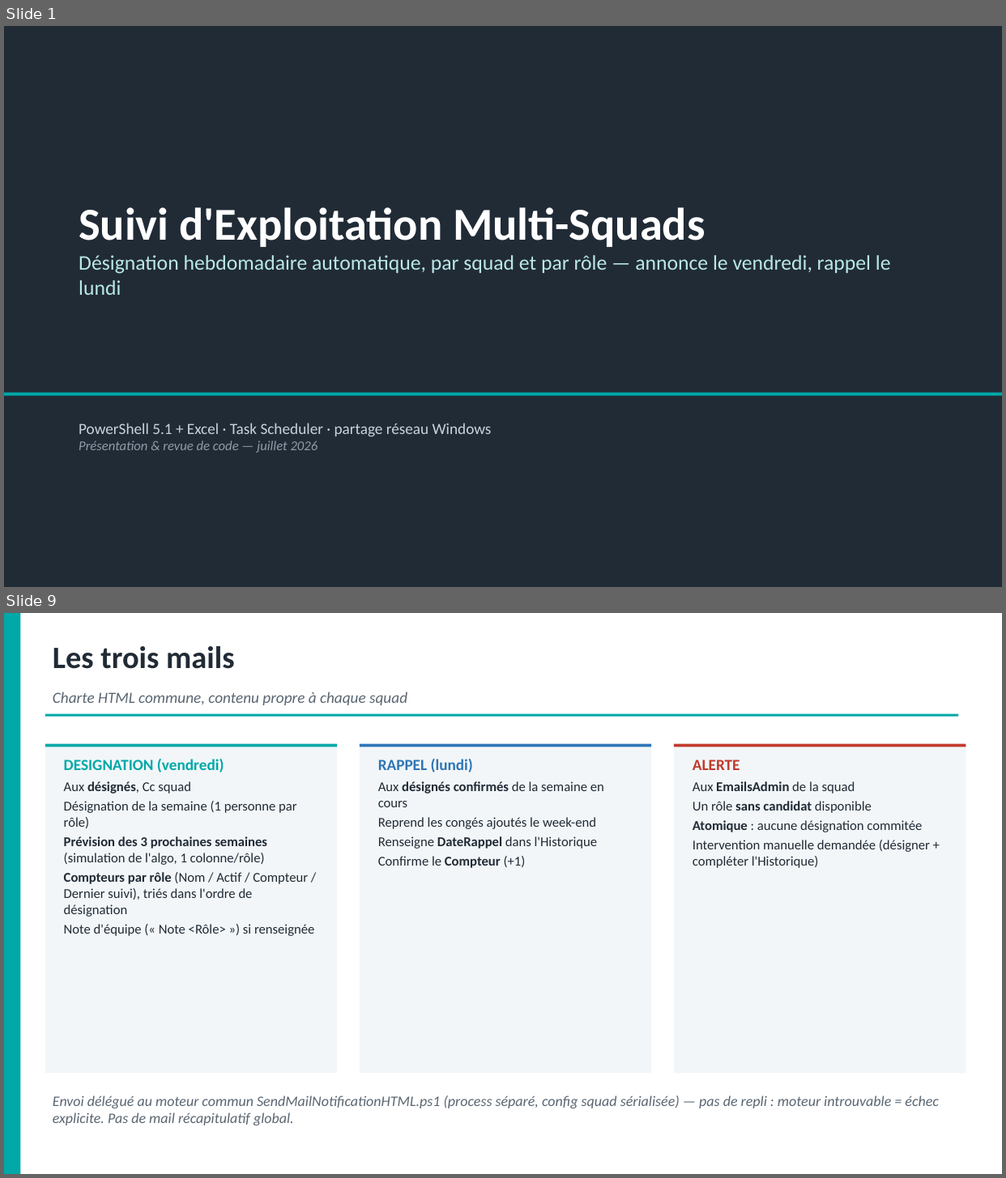
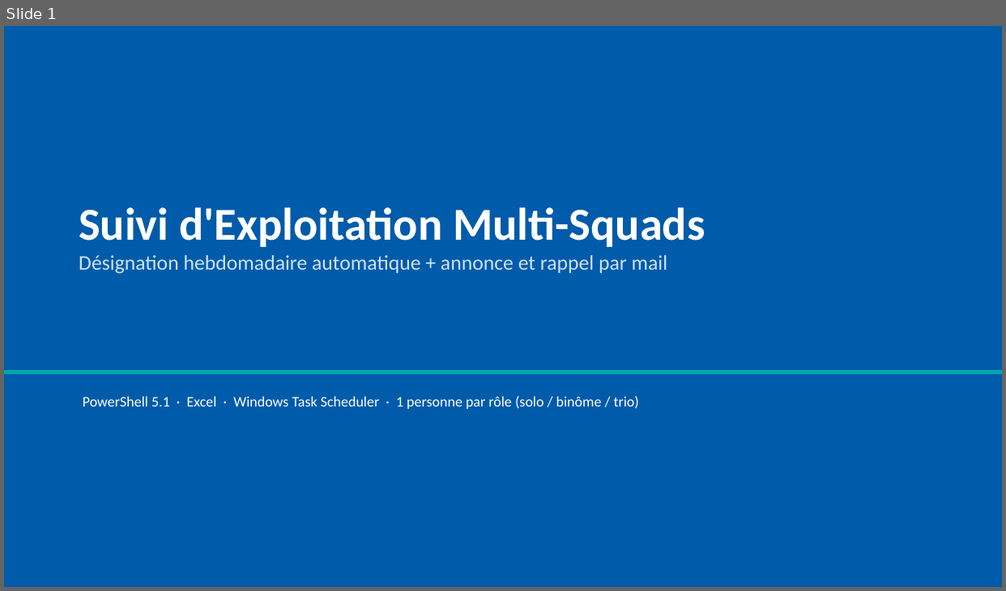
Before and after one commit to lucasyessad/mon_env, a slide deck: docs/Presentation-Suivi-Exploitation.pptx. Shown one above the other, each under a label of ours: slides 1 and 9 before the commit, slide 1 after it; the slides between them are not shown. The pictures are 1006x1178 and 1006x591 pixels, drawn with LibreOffice and Linux fonts; fonts in the diff are those of the drawing. Boxes give left, top, right and bottom in pixels: in the first picture for what was removed or moved away, otherwise in the second. Text is boxed around its words. In the diff, an @@ line names an element or a change of style, - is before the commit and + after.

```diff
--- a/docs/Presentation-Suivi-Exploitation.pptx
+++ b/docs/Presentation-Suivi-Exploitation.pptx
@@ slide 9 removed at bbox=[4, 613, 1002, 1174], background #FFFFFF @@
@@ rectangle removed at bbox=[4, 613, 20, 1174] @@
@@ text removed at bbox=[53, 646, 234, 669] @@
-Les trois mails
@@ text removed at bbox=[53, 692, 407, 705] @@
-Charte HTML commune, contenu propre à chaque squad
@@ rectangle removed at bbox=[45, 714, 958, 717] @@
@@ rectangle removed at bbox=[45, 744, 337, 1073] @@
@@ rectangle removed at bbox=[45, 744, 337, 747] @@
@@ rectangle removed at bbox=[360, 744, 651, 1073] @@
@@ rectangle removed at bbox=[360, 744, 651, 747] @@
@@ rectangle removed at bbox=[674, 744, 966, 1073] @@
@@ rectangle removed at bbox=[674, 744, 966, 747] @@
@@ text removed at bbox=[64, 759, 314, 936] @@
-DESIGNATION (vendredi)
-Aux désignés, Cc squad
-Désignation de la semaine (1 personne par rôle)
-Prévision des 3 prochaines semaines (simulation de l'algo, 1 colonne/rôle)
-Compteurs par rôle (Nom / Actif / Compteur / Dernier suivi), triés dans l'ordre de désignation
-Note d'équipe (« Note <Rôle> ») si renseignée
@@ text removed at bbox=[378, 759, 604, 868] @@
-RAPPEL (lundi)
-Aux désignés confirmés de la semaine en cours
-Reprend les congés ajoutés le week-end
-Renseigne DateRappel dans l'Historique
-Confirme le Compteur (+1)
@@ text removed at bbox=[692, 760, 930, 868] @@
-ALERTE
-Aux EmailsAdmin de la squad
-Un rôle sans candidat disponible
-Atomique : aucune désignation commitée
-Intervention manuelle demandée (désigner + compléter l'Historique)
@@ text removed at bbox=[53, 1096, 938, 1126] @@
-Envoi délégué au moteur commun SendMailNotificationHTML.ps1 (process séparé, config squad sérialisée) — pas de repli : moteur introuvable = échec explicite. Pas de mail récapitulatif global.
@@ slide 1 changed as well @@
@@ rectangle at bbox=[4, 26, 1002, 587]: fill #212B36 to #005BAA @@
@@ text at bbox=[79, 255, 668, 274]: text changed; text colour #B9E8E8 to #CFE2F3 @@
-Désignation hebdomadaire automatique, par squad et par rôle — annonce le vendredi, rappel le lundi
+Désignation hebdomadaire automatique + annonce et rappel par mail
@@ rectangle: place and size @@
-rectangle at bbox=[4, 393, 1002, 396]
+rectangle at bbox=[4, 370, 1002, 375]
@@ text at bbox=[83, 396, 639, 409]: text changed; size 15 to 14 pt; text colour #C9D3DC to #FFFFFF @@
-PowerShell 5.1 + Excel · Task Scheduler · partage réseau Windows
-Présentation & revue de code — juillet 2026
+PowerShell 5.1 · Excel · Windows Task Scheduler · 1 personne par rôle (solo / binôme / trio)
```
Also in this commit, not shown: 2 other slides changed, 8 slides added, 9 other slides removed, 7 other files.
